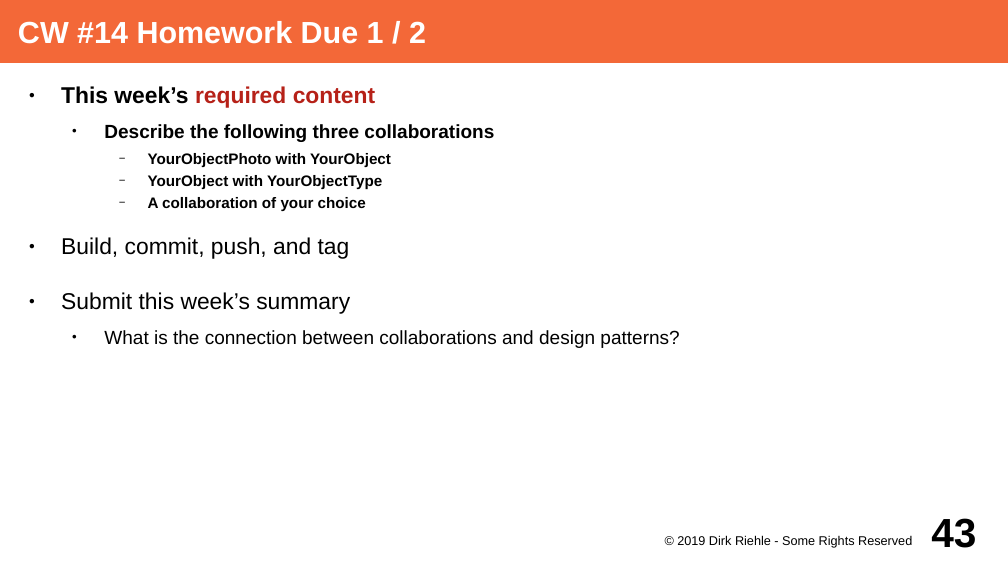
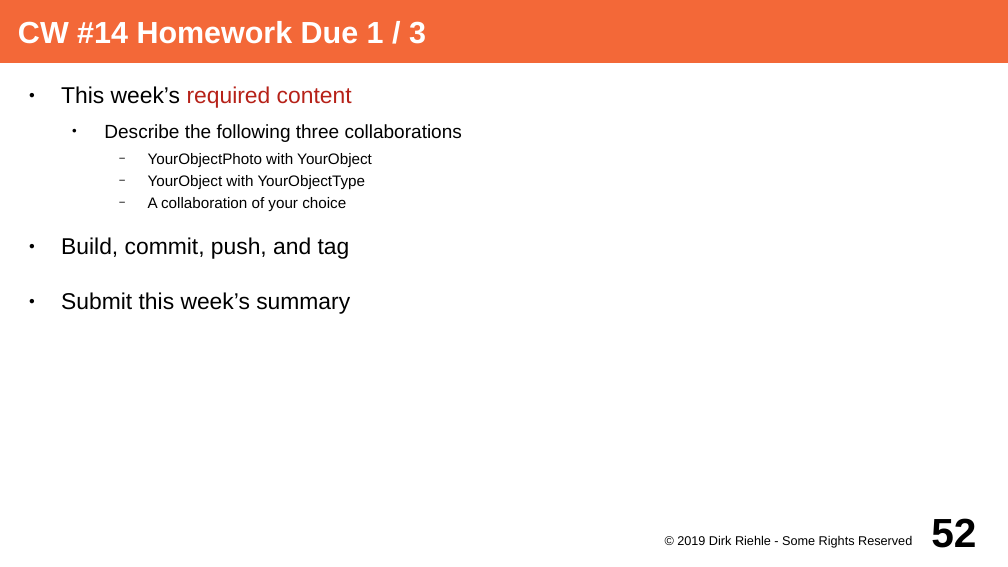
Before and after one commit to dirkriehle/adap-course, a slide deck: slide 52 of Lecture Slides/ADAP A02 - Course Schedule.odp (slide 43 before the commit). Drawn at 1008x567 pixels with LibreOffice and Linux fonts; fonts in the diff are those of the drawing. Boxes give left, top, right and bottom in pixels: in the first picture for what was removed or moved away, otherwise in the second. Text is boxed around its words. In the diff, an @@ line names an element or a change of style, - is before the commit and + after.

```diff
--- a/Lecture Slides/ADAP A02 - Course Schedule.odp
+++ b/Lecture Slides/ADAP A02 - Course Schedule.odp
@@ title at (18, 21, 426, 44): text changed @@
-CW #14 Homework Due 1 / 2
+CW #14 Homework Due 1 / 3
@@ text at (61, 86, 462, 211): bold off in "This week’s required content", "Describe the following three collaborations", "YourObjectPhoto with YourObject", "YourObject with YourObjectType" and 1 more places @@
@@ text at (104, 330, 679, 348): paragraph removed @@
-  ● What is the connection between collaborations and design patterns?
@@ page number at (931, 518, 976, 548): text changed @@
-43
+52
```
Also in this commit, not shown: 34 other slides changed, 10 slides added, 7 other files.
